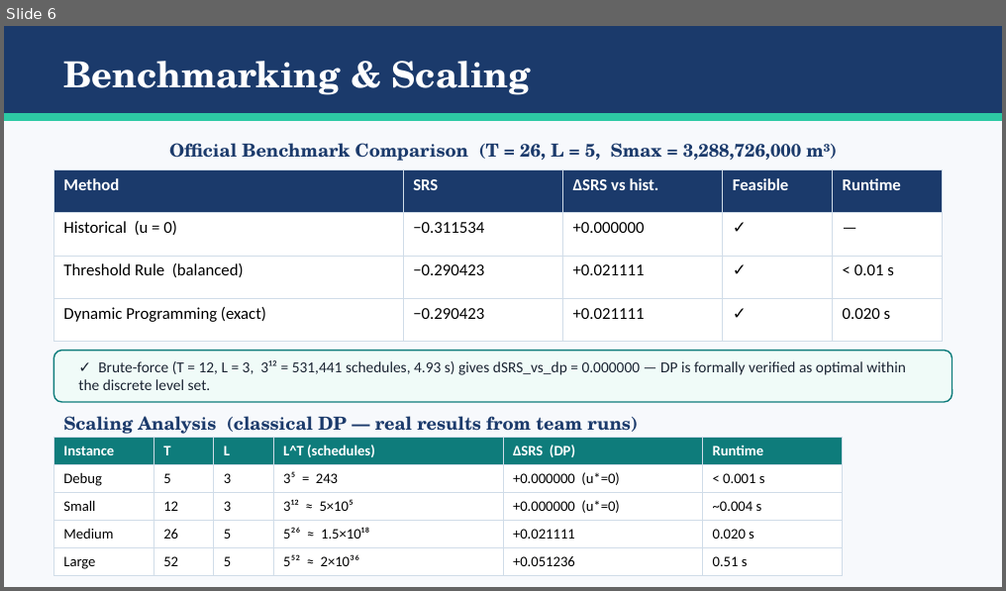
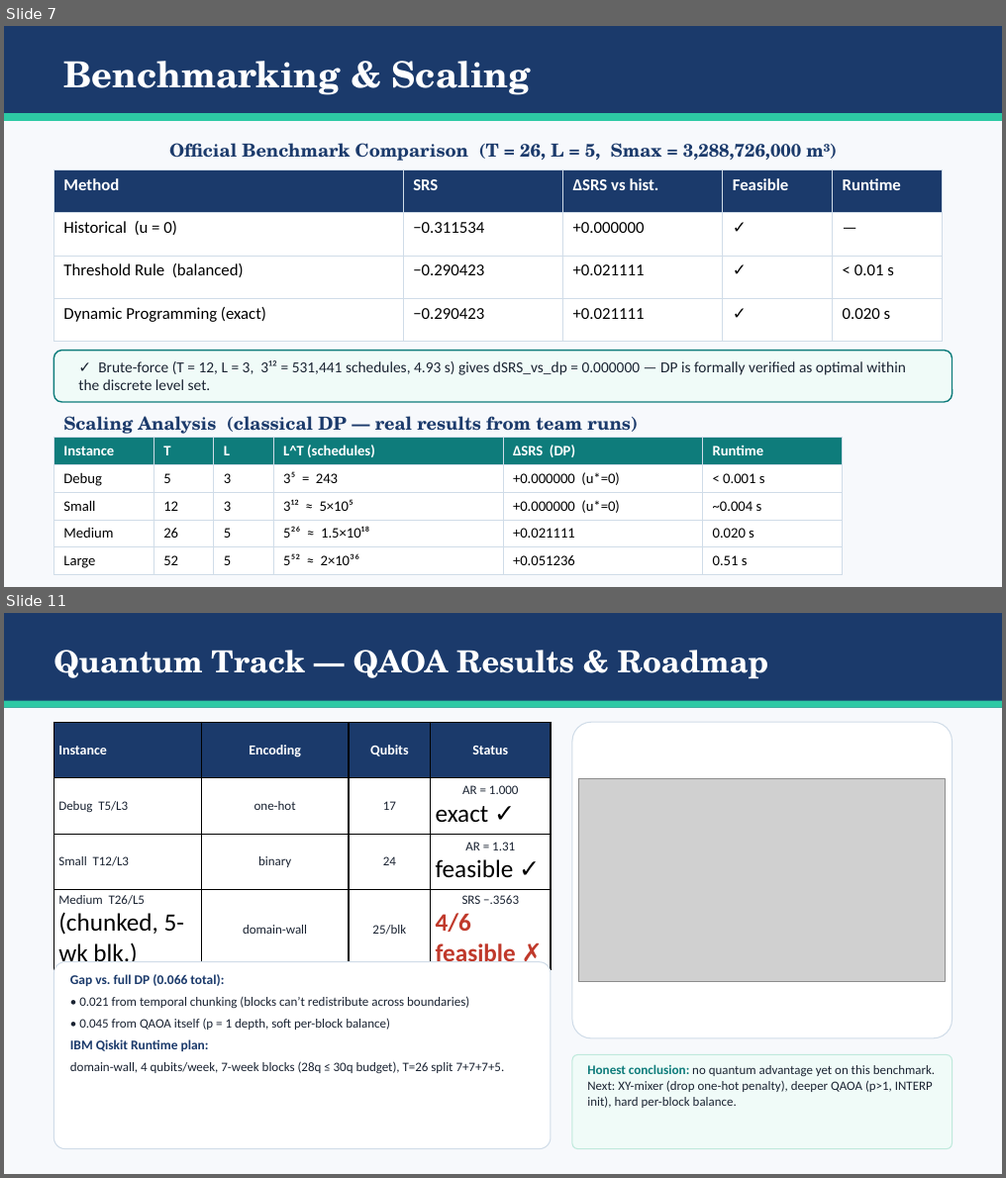
Before and after one commit to Hackathon-Puebla-2026/Equipo_04, a slide deck: Equipo04_FalconChallenge.pptx. Shown one above the other, each under a label of ours: slide 6 before the commit, slides 7 and 11 after it; the slides between them are not shown. The pictures are 1006x591 and 1006x1178 pixels, drawn with LibreOffice and Linux fonts; fonts in the diff are those of the drawing; grey boxes stand for pictures. Boxes give left, top, right and bottom in pixels: in the first picture for what was removed or moved away, otherwise in the second. Text is boxed around its words. In the diff, an @@ line names an element or a change of style, - is before the commit and + after.

```diff
--- a/Equipo04_FalconChallenge.pptx
+++ b/Equipo04_FalconChallenge.pptx
@@ slide 11 added at box(4, 613, 1002, 1174), background #F7F9FC @@
@@ rectangle added at box(4, 613, 1002, 708), fill #1B3A6B @@
@@ text added at box(54, 650, 768, 679), 22 pt, text #FFFFFF, bold @@
+Quantum Track — QAOA Results & Roadmap
@@ rectangle added at box(4, 701, 1002, 708), fill #2DC9A4 @@
@@ table added at box(54, 722, 550, 969), 4 rows, 4 columns @@
+Instance | Encoding | Qubits | Status
+Debug T5/L3 | one-hot | 17 | AR = 1.000 / exact ✓
+Small T12/L3 | binary | 24 | AR = 1.31 / feasible ✓
+Medium T26/L5 / (chunked, 5-wk blk.) | domain-wall | 25/blk | SRS −.3563 / 4/6 feasible ✗
@@ rounded rectangle added at box(572, 722, 952, 1038), fill #FFFFFF, outline #D0DCE8 0.75 pt @@
@@ picture added at box(579, 778, 945, 981) @@
@@ rounded rectangle added at box(54, 962, 550, 1149), fill #FFFFFF, outline #D0DCE8 0.75 pt @@
@@ text added at box(70, 974, 505, 1074), 9.3 pt, text #1A2332 @@
+Gap vs. full DP (0.066 total):
+• 0.021 from temporal chunking (blocks can’t redistribute across boundaries)
+• 0.045 from QAOA itself (p = 1 depth, soft per-block balance)
+IBM Qiskit Runtime plan:
+domain-wall, 4 qubits/week, 7-week blocks (28q ≤ 30q budget), T=26 split 7+7+7+5.
@@ rounded rectangle added at box(572, 1056, 952, 1149), fill #F0FBF8, outline #BFE9DC 0.75 pt @@
@@ text added at box(587, 1064, 935, 1108), 9.2 pt, text #1A2332 @@
+Honest conclusion: no quantum advantage yet on this benchmark. Next: XY-mixer (drop one-hot penalty), deeper QAOA (p>1, INTERP init), hard per-block balance.
@@ what was slide 6 is now slide 7 @@
```
Also in this commit, not shown: 4 slides changed, 4 other slides added, 1 slide removed.
